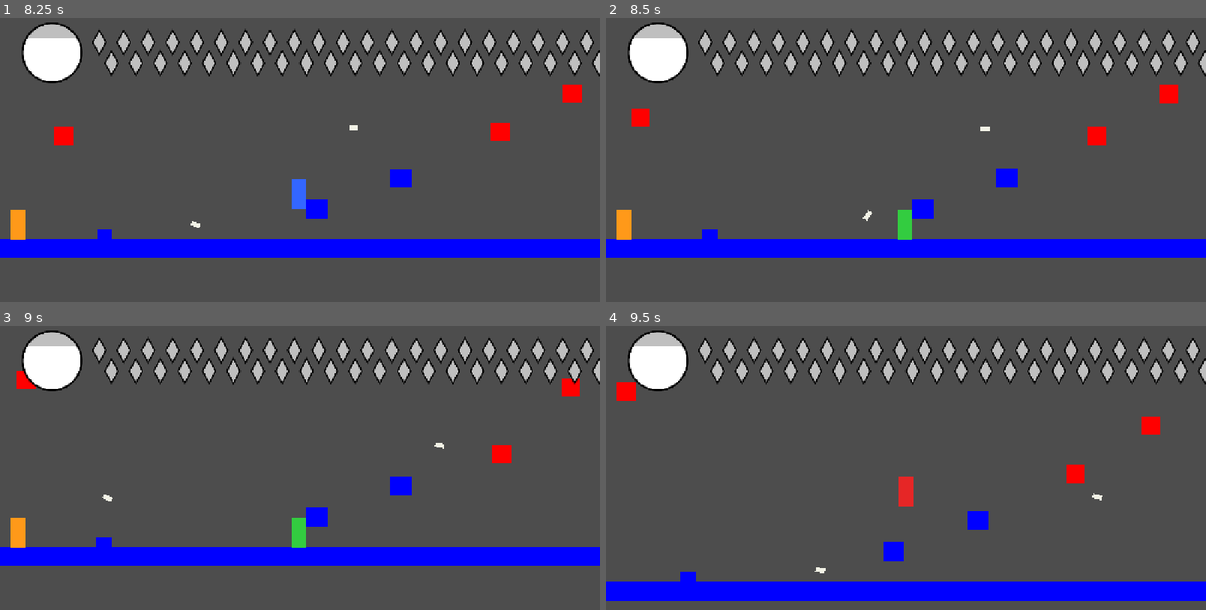
Above: before the commit, frames 1-4 (two rows, left to right).
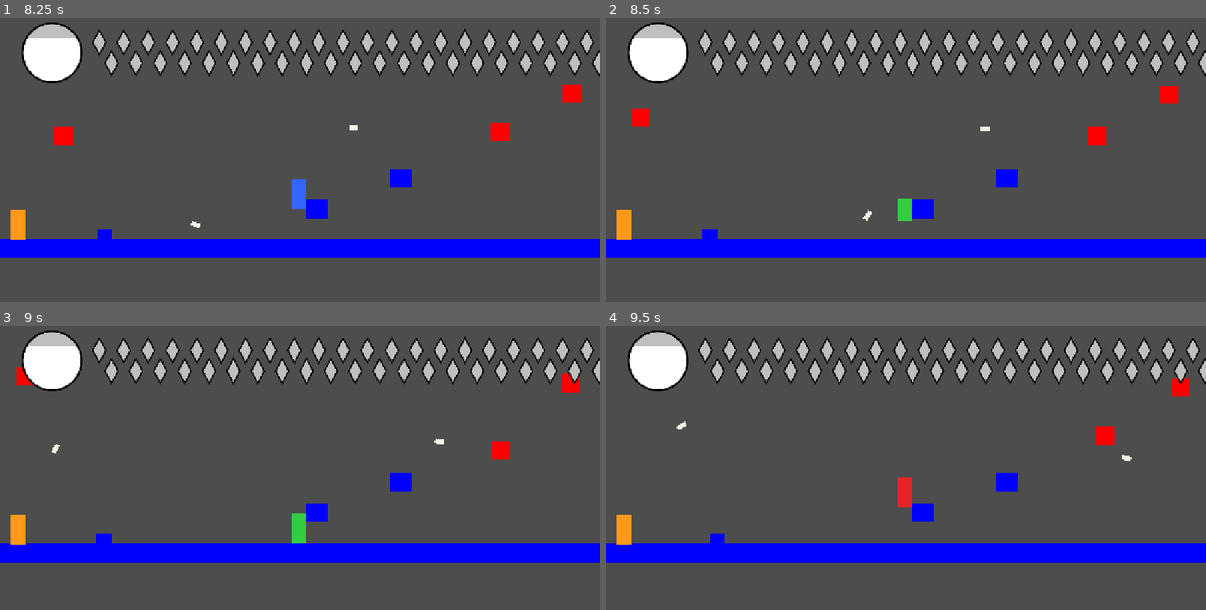
Above: after the commit, the same moments.

Repository: autonomouscrow/color-game
Game: Godot game, scene res://Scenes/Main.tscn
Two runs of this game, one before a commit and one after it. Both use one fixed random seed, a clock stepped at 60 frames per second and the inputs below.
Inputs:
- Up to frame 1 (8.25 s): hold Right (move_right) 0.53-2.03 s; tap E (color_blue) at 0.6, 7.55, 8.1 s; tap A (jump) at 0.77, 1.07, 1.52, 1.82, 3.02, 3.32, 3.77, 4.07, 4.52, 4.82, 6.02, 6.32, 6.77, 6.8, 7.07, 7.35, 7.52, 7.82 s; tap F (color_green) at 0.8, 1.35 s; tap W (color_red) at 1.55, 2.1 s; hold Left (move_left) 2.03-2.78 s; tap Q (color_white) at 2.3, 2.85 s; hold Right (move_right) 2.78-4.28 s; tap R (color_yellow) at 3.05, 3.6 s; hold Z (crisis) 3.53-4.28 s; hold Left (move_left) 4.28-5.03 s; tap Z (crisis) at 4.35 s; tap D (dash) at 4.55 s; hold Right (move_right) 5.03-5.78 s; hold D (dash) 5.03-5.78 s; tap S (punch) at 5.3, 5.85 s; hold Left (move_left) 5.78-7.28 s; tap C (slide) at 6.05 s; hold C (slide) 6.53-7.28 s; hold Right (move_right) from 7.28 s (still down)
- Up to frame 2 (8.5 s): keep holding Right (move_right); tap F (color_green) at 8.3 s
- Up to frame 3 (9 s): keep holding Right (move_right); tap F (color_green) at 8.85 s
- Up to frame 4 (9.5 s): keep holding Right (move_right); tap A (jump) at 9.02, 9.32 s; tap W (color_red) at 9.05 s

Frame 1 is identical in both runs. In frame 2, 0.3% of the frame differs, in the area x 48-96%, y 23-79%; in frame 3, 3.0%; in frame 4, 16%, in the area x 0-100%, y 18-97%.

Commit message:
added cling grip, dont sue me john silksong

Diff:
--- a/Scripts/Hue.gd
+++ b/Scripts/Hue.gd
@@ -2,31 +2,23 @@
 
 enum HueColor { WHITE, RED, BLUE, YELLOW, GREEN }
 
-## Input action for each color, in HueColor order
-const COLOR_ACTIONS := ["color_white", "color_red", "color_blue", "color_yellow", "color_green"]
+const COLOR_ACTIONS := ["color_white", "color_red", "color_blue", "color_yellow", "color_green"]  ## Input action for each color, in HueColor order
 
 @export_group("Walk")
 @export var speed := 300.0
 
 @export_group("Dash")
-## Horizontal speed for the whole dash; vertical speed stays at zero
-@export var dash_speed := 1200.0
-## Horizontal speed kept after the dash ends while D is still held, on the ground and in the air
-@export var dash_run_speed := 600.0
-## Seconds a dash lasts; it can't be cancelled, and Hue has i-frames and passes through enemies the whole time
-@export var dash_time := 0.2
-## Seconds from the start of one dash until D can dash again
-@export var dash_cooldown := 1
-## Seconds to ease down to walking speed when D is released after a dash with an arrow held
-@export var dash_release_time := 0.2
+@export var dash_speed := 1200.0  ## Horizontal speed for the whole dash; vertical speed stays at zero
+@export var dash_run_speed := 600.0  ## Horizontal speed kept after the dash ends while D is still held, on the ground and in the air
+@export var dash_time := 0.2  ## Seconds a dash lasts; it can't be cancelled, and Hue has i-frames and passes through enemies the whole time
+@export var dash_cooldown := 1  ## Seconds from the start of one dash until D can dash again
+@export var dash_release_time := 0.2  ## Seconds to ease down to walking speed when D is released after a dash with an arrow held
 
 @export_group("Slide")
 @export var slide_friction := 200.0
 @export var slide_min_speed := 450.0
-## Friction never slows a slide below this; letting go of the arrows still stops it
-@export var slide_lowest_speed := 150.0
-## Hue's size while fully squished into a slide, as a fraction of its normal width and height
-@export var slide_squish_scale := Vector2(2.0, 0.5)
+@export var slide_lowest_speed := 150.0  ## Friction never slows a slide below this; letting go of the arrows still stops it
+@export var slide_squish_scale := Vector2(2.0, 0.5)  ## Hue's size while fully squished into a slide, as a fraction of its normal width and height
 @export var slide_squish_time := 0.1
 @export var slide_stop_time := 0.1
 
@@ -34,125 +26,99 @@
 @export var gravity := 1800.0
 @export var max_fall_speed := 1000.0
 @export var jump_velocity := 800.0
-## Upward speed is multiplied by this when A is released early, for shorter hops
-@export var jump_release_cut := 0.5
-## Seconds after walking off a ledge that A still jumps
-@export var coyote_time := 0.1
-## Seconds before landing that an A press is remembered and jumps on touchdown
-@export var jump_buffer_time := 0.1
-## Seconds to unsquish when jumping out of a slide with A
-@export var slide_jump_unsquish_time := 0.05
-## Seconds for leftover slide speed above walking speed to ease off after jumping out of a slide
-@export var slide_jump_slowdown_time := 0.2
-
-@export_group("Glide")
-## Pressing A in mid-air (outside coyote time) starts a glide that lasts while A is held
+@export var jump_release_cut := 0.5  ## Upward speed is multiplied by this when A is released early, for shorter hops
+@export var coyote_time := 0.1  ## Seconds after walking off a ledge that A still jumps
+@export var jump_buffer_time := 0.1  ## Seconds before landing that an A press is remembered and jumps on touchdown
+@export var slide_jump_unsquish_time := 0.05  ## Seconds to unsquish when jumping out of a slide with A
+@export var slide_jump_slowdown_time := 0.2  ## Seconds for leftover slide speed above walking speed to ease off after jumping out of a slide
+
+@export_group("Glide")  ## Pressing A in mid-air (outside coyote time) starts a glide that lasts while A is held
 @export var glide_gravity := 150.0
 @export var glide_max_fall_speed := 300.0
-## Horizontal speed while gliding; any dash speed being carried is dropped when the glide starts
-@export var glide_speed := 300.0
-## Seconds from the start of one glide until A can start another
-@export var glide_cooldown := 0.5
+@export var glide_speed := 300.0  ## Horizontal speed while gliding; any dash speed being carried is dropped when the glide starts
+@export var glide_cooldown := 0.5  ## Seconds from the start of one glide until A can start another
 
 @export_group("Slam")
-## Downward speed of the mid-air C slam
-@export var slam_speed := 2000.0
-## Seconds to squish into a slide when a slam hits the ground
-@export var slam_squish_time := 0.05
-## Hue's size while squatting after a straight-down slam, as a fraction of its normal width and height
-@export var squat_scale := Vector2(1.0, 0.5)
-## Seconds a straight-down slam stays squished before standing up, if no other input cuts it short
-@export var squat_hold_time := 0.2
-## Seconds for a squat to stretch forward into a slide when left or right is held
-@export var squat_to_slide_time := 0.1
+@export var slam_speed := 2000.0  ## Downward speed of the mid-air C slam
+@export var slam_squish_time := 0.05  ## Seconds to squish into a slide when a slam hits the ground
+@export var squat_scale := Vector2(1.0, 0.5)  ## Hue's size while squatting after a straight-down slam, as a fraction of its normal width and height
+@export var squat_hold_time := 0.2  ## Seconds a straight-down slam stays squished before standing up, if no other input cuts it short
+@export var squat_to_slide_time := 0.1  ## Seconds for a squat to stretch forward into a slide when left or right is held
+
+@export_group("Cling Grip")  ## Only while Green: moving into a wall in mid-air grabs it, stopping vertical movement
+@export var cling_height_scale := 0.75  ## Hue's height while clinging, as a fraction of its normal height; it shrinks equally from the top and bottom
+@export var cling_shrink_time := 0.1  ## Seconds to shrink when grabbing a wall, and to grow back when letting go
+@export var cling_hold_time := 0.1  ## Seconds Hue hangs still after grabbing a wall before sliding down it
+@export var cling_gravity_scale := 0.5  ## Gravity while sliding down a wall, as a fraction of normal gravity
+@export var wall_jump_coyote_time := 0.1  ## Seconds after letting go of a wall (by pushing away or sliding off its edge) that A still jumps off it
+@export var cling_coyote_time := 0.1  ## Seconds after touching a wall that pressing toward it still grabs it; Hue snaps back to the wall
+@export var cling_buffer_time := 0.1  ## Seconds an arrow press toward a wall is remembered, so it grabs the wall once Hue touches it
+@export var cling_snap_distance := 16.0  ## Farthest Hue snaps back to a wall it just left when grabbing it during coyote time, in pixels
+@export var wall_jump_angle := 45.0  ## Angle above horizontal of a jump off the wall; the jump's total speed is jump_velocity times wall_jump_velocity_scale
+@export var wall_jump_velocity_scale := 1.5
+@export var wall_jump_ease_time := 0.3  ## Seconds for the wall jump's sideways speed to ease to walking speed (or to a stop with no arrows held)
+@export var cling_release_on_away := true  ## Holding the arrow away from the wall lets go of it
 
 @export_group("Mental Health Crisis")
-## Seconds of holding Z for the first MP; each MP after takes crisis_mp_interval_factor times as long as the last
-@export var crisis_first_mp_time := 1.5
+@export var crisis_first_mp_time := 1.5  ## Seconds of holding Z for the first MP; each MP after takes crisis_mp_interval_factor times as long as the last
 @export var crisis_mp_interval_factor := 0.5
-## Hue's size while in a crisis, as a fraction of its normal width and height
-@export var crisis_shrink_scale := Vector2(0.8, 0.6)
-## Seconds to shrink when a crisis starts, and to grow back when it ends
-@export var crisis_shrink_time := 0.1
-## Seconds into the crisis that Hue explodes
-@export var crisis_explode_time := 2.999
+@export var crisis_shrink_scale := Vector2(0.8, 0.6)  ## Hue's size while in a crisis, as a fraction of its normal width and height
+@export var crisis_shrink_time := 0.1  ## Seconds to shrink when a crisis starts, and to grow back when it ends
+@export var crisis_explode_time := 2.999  ## Seconds into the crisis that Hue explodes
 @export_subgroup("Shake")
-## Seconds into the crisis that Hue starts shaking
-@export var crisis_shake_start_time := 0.5
-## Higher values keep the shaking gentle for longer before it ramps up near the explosion
-@export var crisis_shake_ramp := 2.0
-## Seconds between shake jumps when shaking starts; shrinks to one jump per frame by the explosion
-@export var crisis_shake_start_interval := 0.15
-## How far the color rectangle can jump from the hitbox by the explosion, in multiples of Hue's size
-@export var crisis_shake_max_distance := 1.5
-
-@export_group("MP Costs")
-## MP spent to start each move; a move can't start without enough MP
+@export var crisis_shake_start_time := 0.5  ## Seconds into the crisis that Hue starts shaking
+@export var crisis_shake_ramp := 2.0  ## Higher values keep the shaking gentle for longer before it ramps up near the explosion
+@export var crisis_shake_start_interval := 0.15  ## Seconds between shake jumps when shaking starts; shrinks to one jump per frame by the explosion
+@export var crisis_shake_max_distance := 1.5  ## How far the color rectangle can jump from the hitbox by the explosion, in multiples of Hue's size
+
+@export_group("MP Costs")  ## MP spent to start each move; a move can't start without enough MP
 @export var dash_mp_cost := 1
 @export var slide_mp_cost := 1
 @export var slam_mp_cost := 1
 @export var dive_mp_cost := 1
-## MP spent to start a glide
-@export var glide_mp_cost := 1
-## MP spent every glide_mp_drain_interval seconds while gliding; the glide ends when there isn't enough
-@export var glide_mp_drain := 1
+@export var glide_mp_cost := 1  ## MP spent to start a glide
+@export var glide_mp_drain := 1  ## MP spent every glide_mp_drain_interval seconds while gliding; the glide ends when there isn't enough
 @export var glide_mp_drain_interval := 2.0
 
 @export_group("Punch Attack")
 @export var punch_scene: PackedScene = preload("res://Scenes/Prefabs/PunchAttack.tscn")
-## Full size of the punch hitbox
-@export var punch_size := Vector2(100, 50)
-## Where the punch starts when facing right: x is the edge nearest Hue, y is the punch's vertical center (mirrored when facing left)
-@export var punch_offset := Vector2(12, -3)
-## Seconds for the punch to extend out to full size
-@export var punch_extend_time := 0.05
-## Seconds the punch stays at full size before disappearing
-@export var punch_hold_time := 0.05
+@export var punch_size := Vector2(100, 50)  ## Full size of the punch hitbox
+@export var punch_offset := Vector2(12, -3)  ## Where the punch starts when facing right: x is the edge nearest Hue, y is the punch's vertical center (mirrored when facing left)
+@export var punch_extend_time := 0.05  ## Seconds for the punch to extend out to full size
+@export var punch_hold_time := 0.05  ## Seconds the punch stays at full size before disappearing
 @export var punch_damage := 15.0
-## Seconds after punching or uppercutting before S can attack again
-@export var punch_cooldown := 0.1
+@export var punch_cooldown := 0.1  ## Seconds after punching or uppercutting before S can attack again
 
 @export_group("Uppercut Attack")
 @export var uppercut_scene: PackedScene = preload("res://Scenes/Prefabs/UppercutAttack.tscn")
-## Full size of the uppercut hitbox; it sits centered on top of Hue and extends upward
-@export var uppercut_size := Vector2(65, 80)
-## Seconds for the uppercut to extend up to full size
-@export var uppercut_extend_time := 0.05
-## Seconds the uppercut stays at full size before disappearing
-@export var uppercut_hold_time := 0.05
+@export var uppercut_size := Vector2(65, 80)  ## Full size of the uppercut hitbox; it sits centered on top of Hue and extends upward
+@export var uppercut_extend_time := 0.05  ## Seconds for the uppercut to extend up to full size
+@export var uppercut_hold_time := 0.05  ## Seconds the uppercut stays at full size before disappearing
 @export var uppercut_damage := 15.0
 
 @export_group("Slide Attack")
 @export var slide_hitbox_scene: PackedScene = preload("res://Scenes/Prefabs/SlideAttack.tscn")
-## Pixels the slide hitbox reaches past the front half of Hue on every side
-@export var slide_hitbox_margin := 5.0
-## Slide damage is this times Hue's speed when it hits, divided by walking speed
-@export var slide_damage := 10.0
+@export var slide_hitbox_margin := 5.0  ## Pixels the slide hitbox reaches past the front half of Hue on every side
+@export var slide_damage := 10.0  ## Slide damage is this times Hue's speed when it hits, divided by walking speed
 
 @export_group("Slam Attack")
 @export var slam_hitbox_scene: PackedScene = preload("res://Scenes/Prefabs/SlamAttack.tscn")
-## Fraction of Hue's height, from the bottom, that a straight-down slam's hitbox covers
-@export var slam_hitbox_fraction := 0.25
-## Pixels the slam hitbox reaches past that part of Hue on every side
-@export var slam_hitbox_margin := 5.0
+@export var slam_hitbox_fraction := 0.25  ## Fraction of Hue's height, from the bottom, that a straight-down slam's hitbox covers
+@export var slam_hitbox_margin := 5.0  ## Pixels the slam hitbox reaches past that part of Hue on every side
 @export var slam_damage := 20.0
 
 @export_group("Dive Attack")
 @export var dive_hitbox_scene: PackedScene = preload("res://Scenes/Prefabs/DiveAttack.tscn")
-## Side length of the square dive hitbox, which is turned 45 degrees and centered on Hue's lower front corner
-@export var dive_hitbox_size := 45.0
+@export var dive_hitbox_size := 45.0  ## Side length of the square dive hitbox, which is turned 45 degrees and centered on Hue's lower front corner
 @export var dive_damage := 20.0
 
 @export_group("Dash Attack")
 @export var dash_hitbox_scene: PackedScene = preload("res://Scenes/Prefabs/DashAttack.tscn")
-## Pixels the dash hitbox reaches past Hue on every side
-@export var dash_hitbox_margin := 5.0
-## Damage to each enemy in the dash's path, once per enemy per dash
-@export var dash_damage := 20.0
+@export var dash_hitbox_margin := 5.0  ## Pixels the dash hitbox reaches past Hue on every side
+@export var dash_damage := 20.0  ## Damage to each enemy in the dash's path, once per enemy per dash
 
 @export_group("Colors")
-## Hue's current color; Q/W/E/R/F swap to white/red/blue/yellow/green, except during a dash, slide, slam or dive
-@export var current_color := HueColor.WHITE:
+@export var current_color := HueColor.WHITE:  ## Hue's current color; Q/W/E/R/F swap to white/red/blue/yellow/green, except during a dash, slide, slam or dive
 	set(value):
 		current_color = value
 		_apply_color()
@@ -161,16 +127,13 @@
 @export var blue_color := Color(0.2, 0.4, 1.0)
 @export var yellow_color := Color(1.0, 0.85, 0.1)
 @export var green_color := Color(0.2, 0.8, 0.25)
-## Seconds a color press is remembered while swapping is blocked; matches jump_buffer_time for now
-@export var color_buffer_time := 0.1
+@export var color_buffer_time := 0.1  ## Seconds a color press is remembered while swapping is blocked; matches jump_buffer_time for now
 
 @export_group("Color Zones")
-## Hue's opacity while hidden from enemies in a color zone that matches its color
-@export var hidden_alpha := 0.5
+@export var hidden_alpha := 0.5  ## Hue's opacity while hidden from enemies in a color zone that matches its color
 
 @export_group("Display")
-## Color the true hitbox is drawn in, underneath the white color rectangle
-@export var hitbox_color := Color(0.6, 0.2, 1.0, 0.4)
+@export var hitbox_color := Color(0.6, 0.2, 1.0, 0.4)  ## Color the true hitbox is drawn in, underneath the white color rectangle
 
 @export_group("Stats")
 @export var max_health := 100.0:
@@ -192,12 +155,9 @@
 		mp = clampi(value, 0, max_mp)
 
 @export_group("Debug")
-## 1/2 raise/lower health and 3/4 raise/lower MP while held, for testing the HUD
-@export var debug_stat_keys := true
-## Health per second gained or lost while 1 or 2 is held
-@export var debug_health_rate := 50.0
-## Seconds between each MP point gained or lost while 3 or 4 is held
-@export var debug_mp_interval := 0.3
+@export var debug_stat_keys := true  ## 1/2 raise/lower health and 3/4 raise/lower MP while held, for testing the HUD
+@export var debug_health_rate := 50.0  ## Health per second gained or lost while 1 or 2 is held
+@export var debug_mp_interval := 0.3  ## Seconds between each MP point gained or lost while 3 or 4 is held
 @export_group("")
 
 @onready var hitbox: CollisionShape2D = $Hitbox
@@ -260,6 +220,22 @@
 ## 0 is normal size, 1 is fully shrunk into crisis_shrink_scale
 var crisis_shrink := 0.0
 var exploded := false
+## True while Green Hue grips a wall in mid-air
+var clinging := false
+## 1 when the wall is to Hue's right, -1 when it's to the left
+var cling_wall_dir := 1.0
+## Seconds since grabbing the current wall
+var cling_timer := 0.0
+## 0 is normal height, 1 is fully shrunk into cling_height_scale
+var cling_amount := 0.0
+## Last arrow direction pressed, remembered for cling_buffer_time
+var cling_press_dir := 0.0
+var cling_press_timer := 0.0
+## Side of the last wall Hue touched, remembered for cling_coyote_time
+var wall_touch_dir := 0.0
+var wall_touch_timer := 0.0
+## Seconds left that A still jumps off the wall Hue just let go of
+var wall_jump_coyote_timer := 0.0
 ## 1 when facing right, -1 when facing left; punches go this way
 var facing := 1.0
 var punch_cooldown_timer := 0.0
@@ -297,6 +273,9 @@
 			crisis_locked = Input.is_action_pressed("crisis")
 		return
 	_update_color_swap(delta)
+	# Changing color on the wall lets go right away and Hue falls
+	if clinging and current_color != HueColor.GREEN:
+		_end_cling()
 	# A straight-down slam passes through enemies until its hitbox goes away, once Hue is fully squished
 	if not dashing and not is_instance_valid(slam_hitbox) and not dash_passed_enemies.is_empty():
 		_restore_enemy_collisions()
@@ -339,8 +318,15 @@
 		crisis_shrink = move_toward(crisis_shrink, 0, delta / crisis_shrink_time)
 		_apply_squish()
 
+	# Shrink into the cling, or grow back after letting go, even during a dash
+	var cling_target := 1.0 if clinging else 0.0
+	if cling_amount != cling_target:
+		cling_amount = move_toward(cling_amount, cling_target, delta / cling_shrink_time)
+		_apply_squish()
+
 	if Input.is_action_just_pressed("dash") and not dashing and dash_cooldown_timer <= 0 and mp >= dash_mp_cost:
-		_start_dash(direction)
+		# Dashing off a wall always goes away from it
+		_start_dash(-cling_wall_dir if clinging else direction)
 	if dashing:
 		_dash(direction, delta)
 		return
@@ -363,6 +349,13 @@
 		coyote_timer -= delta
 		if slamming:
 			velocity.y = slam_speed
+		elif clinging:
+			# Hang still for cling_hold_time, then slide down the wall with reduced gravity
+			cling_timer += delta
+			if cling_timer < cling_hold_time:
+				velocity.y = 0
+			else:
+				velocity.y = minf(velocity.y + gravity * cling_gravity_scale * delta, max_fall_speed)
 		elif gliding:
 			velocity.y = minf(velocity.y + glide_gravity * delta, glide_max_fall_speed)
 		else:
@@ -384,8 +377,12 @@
 			jump_buffer_timer = jump_buffer_time
 		else:
 			jump_buffer_timer -= delta
+		# A on the wall, or just after letting go of it, jumps off it at wall_jump_angle
+		var can_wall_jump := clinging or (wall_jump_coyote_timer > 0 and current_color == HueColor.GREEN and not is_on_floor() and not slamming)
+		if can_wall_jump and Input.is_action_just_pressed("jump"):
+			_wall_jump(direction)
 		# A buffered press jumps as soon as Hue is on the floor, or just walked off it
-		if jump_buffer_timer > 0 and coyote_timer > 0 and not slamming:
+		elif jump_buffer_timer > 0 and coyote_timer > 0 and not slamming:
 			if sliding:
 				_jump_out_of_slide()
 			velocity.y = -jump_velocity
@@ -427,6 +424,8 @@
 					_start_slide(slide_squish_time)
 			elif not slamming and mp >= (slam_mp_cost if velocity.x == 0 else dive_mp_cost):
 				mp -= slam_mp_cost if velocity.x == 0 else dive_mp_cost
+				# Clinging has no sideways speed, so C on the wall is a straight-down slam
+				_end_cling()
 				slamming = true
 				gliding = false
 				velocity.y = slam_speed
@@ -458,7 +457,9 @@
 		if dash_carrying and not dash_held:
 			dash_carrying = false
 			_ease_from_dash(direction)
-		if gliding:
+		if clinging:
+			velocity.x = 0
+		elif gliding:
 			velocity.x = direction * glide_speed
 		elif dash_carrying:
 			velocity.x = dash_direction * dash_run_speed
@@ -471,6 +472,84 @@
 		else:
 			velocity.x = direction * speed
 	move_and_slide()
+	_update_cling(direction, delta)
+
+## Grabs a wall while Green and airborne when an arrow toward it and a touch of it line up, within the buffer and coyote times;
+## lets go on landing, leaving the wall, or pushing away
+func _update_cling(direction: float, delta: float) -> void:
+	wall_jump_coyote_timer -= delta
+	if direction != 0:
+		cling_press_dir = direction
+		cling_press_timer = cling_buffer_time
+	else:
+		cling_press_timer -= delta
+	var touching_dir := 0.0
+	for side in [-1.0, 1.0]:
+		if _wall_on_side(side, 2.0):
+			touching_dir = side
+	if touching_dir != 0:
+		wall_touch_dir = touching_dir
+		wall_touch_timer = cling_coyote_time
+	else:
+		wall_touch_timer -= delta
+	if clinging:
+		var pushing_away := cling_release_on_away and direction == -cling_wall_dir
+		if is_on_floor() or pushing_away or touching_dir != cling_wall_dir:
+			# Pressing the arrow away a moment before A still wall jumps
+			if not is_on_floor():
+				wall_jump_coyote_timer = wall_jump_coyote_time
+			_end_cling()
+		return
+	if current_color != HueColor.GREEN or is_on_floor() or knockback.length() > 100.0:
+		return
+	if dashing or sliding or slamming or in_crisis:
+		return
+	if cling_press_timer <= 0 or wall_touch_timer <= 0 or cling_press_dir != wall_touch_dir:
+		return
+	if touching_dir != wall_touch_dir:
+		# Coyote grab: snap back to the wall Hue just left, if it's still beside Hue
+		var snap := move_and_collide(Vector2(wall_touch_dir * cling_snap_distance, 0), true)
+		if snap == null or not _wall_on_side(wall_touch_dir, cling_snap_distance):
+			return
+		global_position += snap.get_travel()
+	_start_cling(wall_touch_dir)
+
+## True when a mostly vertical surface that isn't an enemy is within reach pixels on that side (1 right, -1 left)
+func _wall_on_side(side: float, reach: float) -> bool:
+	var collision := move_and_collide(Vector2(side * reach, 0), true)
+	if collision == null:
+		return false
+	var collider := collision.get_collider()
+	return absf(collision.get_normal().x) > 0.7 and not (collider is Node and collider.is_in_group("enemy"))
+
+func _start_cling(wall_dir: float) -> void:
+	clinging = true
+	cling_wall_dir = wall_dir
+	cling_timer = 0.0
+	velocity = Vector2.ZERO
+	gliding = false
+	dash_carrying = false
+	speed_easing = false
+	jump_buffer_timer = 0
+
+func _end_cling() -> void:
+	clinging = false
+
+## Jumps away from the wall at wall_jump_angle with jump_velocity total speed; the sideways speed then eases off
+func _wall_jump(direction: float) -> void:
+	_end_cling()
+	var away := -cling_wall_dir
+	var angle := deg_to_rad(wall_jump_angle)
+	velocity = Vector2(away * cos(angle), -sin(angle)) * jump_velocity * wall_jump_velocity_scale
+	facing = away
+	# Don't grab the same wall again from the buffered press or the touch that's still remembered
+	cling_press_timer = 0
+	wall_touch_timer = 0
+	wall_jump_coyote_timer = 0
+	jump_buffer_timer = 0
+	coyote_timer = 0
+	speed_easing = true
+	speed_ease_rate = absf(velocity.x - direction * speed) / wall_jump_ease_time
 
 func _punch() -> void:
 	punch_cooldown_timer = punch_cooldown
@@ -537,6 +616,7 @@
 	dash_cooldown_timer = dash_cooldown
 	dash_direction = direction if direction != 0 else facing
 	facing = dash_direction
+	_end_cling()
 	# A dash cuts off a slide, squat or slam (their hitboxes go with them) and any knockback
 	sliding = false
 	slamming = false
@@ -636,9 +716,11 @@
 	var squish_scale := slide_squish_scale.lerp(squat_scale, squat_amount)
 	var squish_size := stand_size * Vector2.ONE.lerp(squish_scale, squish)
 	var size := squish_size * Vector2.ONE.lerp(crisis_shrink_scale, crisis_shrink)
-	hitbox_shape.size = size
 	# Keep the bottom edge in place so Hue squishes down instead of shrinking toward its center
 	hitbox.position.y = (stand_size.y - size.y) / 2
+	# Clinging shrinks equally from the top and bottom, around the center
+	size.y *= lerpf(1.0, cling_height_scale, cling_amount)
+	hitbox_shape.size = size
 	# Keep the back edge in place so Hue only stretches forward, and pulls the front back when getting up
 	# (the crisis shrink stays centered)
 	hitbox.position.x = slide_direction * (squish_size.x - stand_size.x) / 2
@@ -783,6 +865,7 @@
 	dash_carrying = false
 	speed_easing = false
 	gliding = false
+	_end_cling()
 	knockback = force
 
 func GetDamaged(damage: int) -> void:
